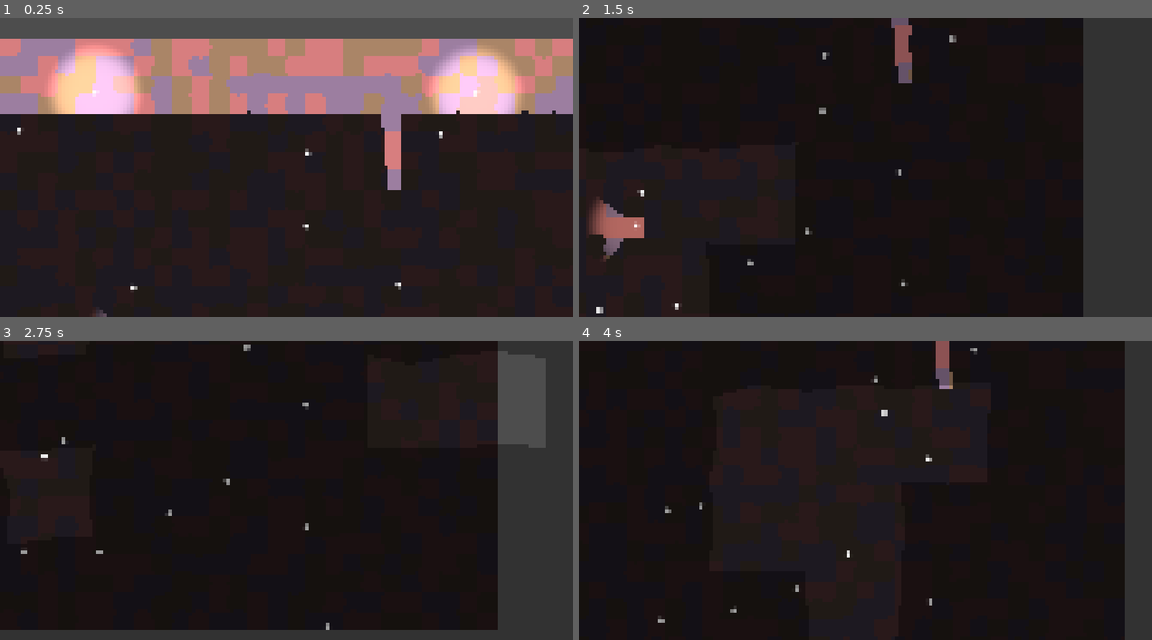
Above: before the commit, frames 1-4 (two rows, left to right).
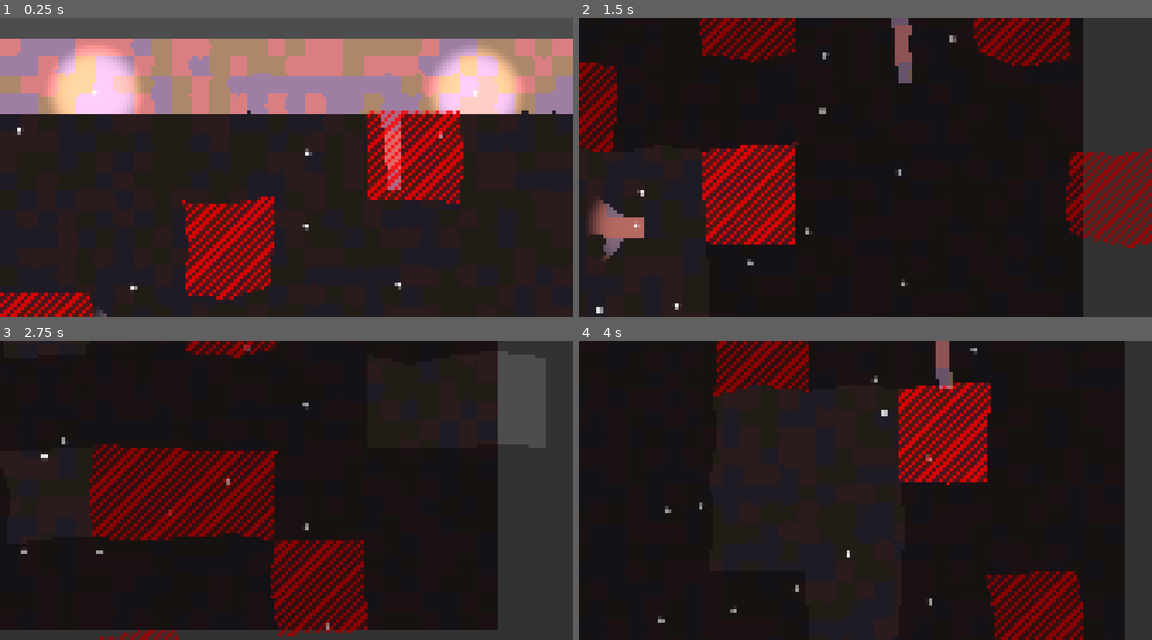
Above: after the commit, the same moments.

Repository: vincent-woelfer/dwarfs-diamonds
Game: Godot game, scene res://scenes/root.tscn
Same seed, same stepped clock (60 frames per second), same inputs: the game is played once before the commit and once after it.
Inputs (mouse positions are in pixels of both pictures, inside the frame that each line leads up to):
- Up to frame 1 (0.25 s): no input
- Up to frame 2 (1.5 s): move the mouse to (991, 152) at 0.52 s; hold Right (ui_right) 0.53-1.28 s; hold S (cam_move_down) 0.53-1.28 s; click (991, 152) at 0.67 s; move the mouse to (750, 182) at 1.27 s; hold Down (ui_down) from 1.28 s (still down); tap A (cam_move_left) at 1.35 s
- Up to frame 3 (2.75 s): move the mouse to (343, 424) at 2.02 s; release Down (ui_down) at 2.03 s; hold Right (ui_right) from 2.03 s (still down); hold D (cam_move_right) from 2.03 s (still down)
- Up to frame 4 (4 s): move the mouse to (836, 550) at 2.77 s; release Right (ui_right) at 2.78 s; release D (cam_move_right) at 2.78 s; hold Up (ui_up) 2.78-3.53 s; tap W (cam_move_up) at 2.85 s; click (836, 550) at 2.92 s; move the mouse to (1037, 535) at 3.52 s; hold Left (ui_left) from 3.53 s (still down); hold S (cam_move_down) from 3.53 s (still down)

The runs differ from the first frame. In frame 1, 11% of the frame differs, in the area x 0-81%, y 30-100%; in frame 2, 14%; in frame 3, 15%, in the area x 15-65%, y 0-100%; in frame 4, 11%.

Commit message:
change stencil bit encoding

Diff:
--- a/shaders/StencilPostProcess.gdshader
+++ b/shaders/StencilPostProcess.gdshader
@@ -51,8 +51,12 @@
     // Sample Textures with correct UV
     vec4 screen_color = texture(SCREEN_TEXTURE, uv);
     vec4 stencil_color = texture(STENCIL_TEXTURE, uv);
+    int stencil_bits = int(stencil_color.r * 255.0 + 0.5);
 
-    bool highlight = (stencil_color.r > 0.5);
+    // Flags in red channel. Bit 0 = highlight
+    bool highlight = (stencil_bits & (1 << 0)) != 0;
+
+    // Solid is green channel > 0.5
     bool is_solid = (stencil_color.g > 0.5);
 
     // BLUR
--- a/src/Cell.gd
+++ b/src/Cell.gd
@@ -35,7 +35,7 @@
 	self.type = _type
 	self.is_solid = _is_solid
 
-	# self.is_selected = randf() < 0.2
+	self.is_selected = randf() < 0.1
 
 func _ready() -> void:
 	# Required for chilren to be able to use these layers
@@ -88,7 +88,10 @@
 
 	# Set Stencild Colors. Dont write to alpha, this is done only once to show/hide stencil in editor vs game
 	# Update selected stencil
-	stencil_poly.color.r8 = 255 if is_selected else 0
+	stencil_poly.color.r8 = 0
+	stencil_poly.color.r8 |= (1 << 0) if is_selected else 0
+
+
 	# Update solid stencil
 	stencil_poly.color.g8 = 255 if is_solid else 0
 
--- a/src/Level.gd
+++ b/src/Level.gd
@@ -19,7 +19,7 @@
 
 	# Darkness
 	var darkness := CanvasModulate.new()
-	darkness.color = Color(0.7, 0.7, 0.7)
+	darkness.color = Color(0.75, 0.75, 0.75)
 	add_child(darkness)
 
 	# Wandering Lights
